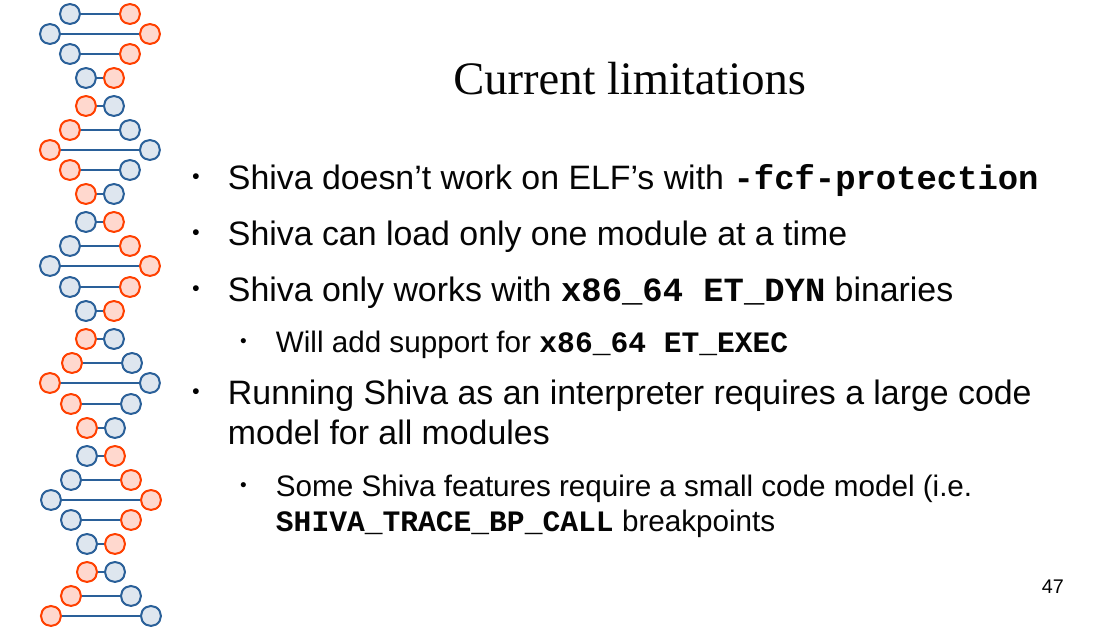
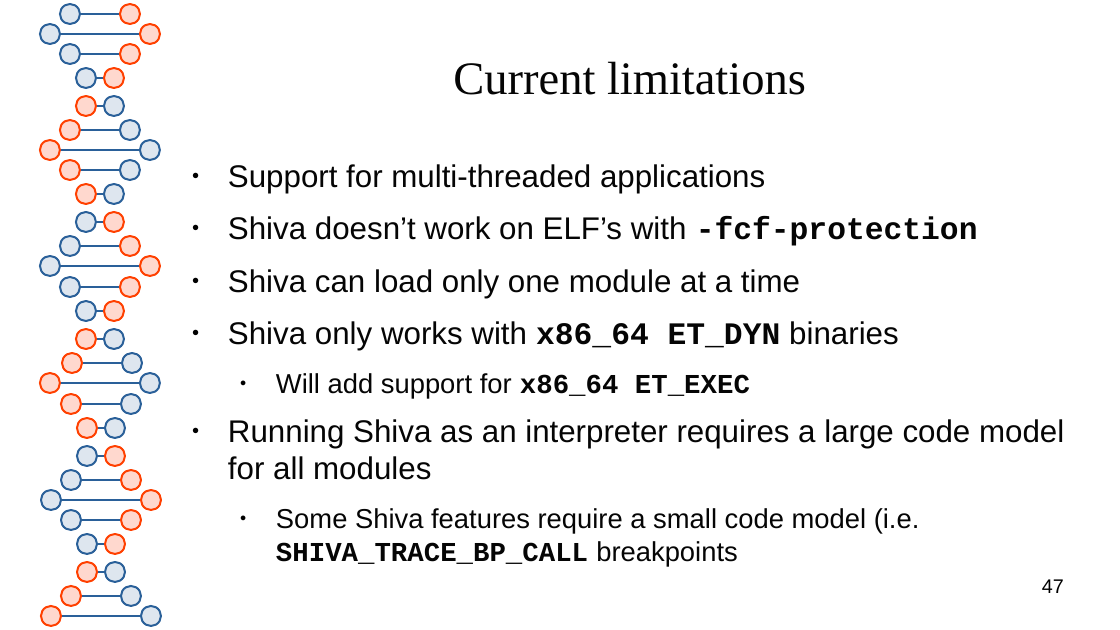
Before and after one commit to advanced-microcode-patching/shiva, a slide deck: slide 47 of presentation/shiva_runtime.odp. Drawn at 1120x630 pixels with LibreOffice and Linux fonts; fonts in the diff are those of the drawing. Boxes give left, top, right and bottom in pixels: in the first picture for what was removed or moved away, otherwise in the second. Text is boxed around its words. In the diff, an @@ line names an element or a change of style, - is before the commit and + after.

```diff
--- a/presentation/shiva_runtime.odp
+++ b/presentation/shiva_runtime.odp
@@ text at (x1=228, y1=164, x2=765, y2=193): paragraph added @@
+● Support for multi-threaded applications
@@ text at (x1=228, y1=216, x2=1064, y2=534): size 24 to 22.2 pt in "Shiva doesn’t work on ELF’s with -fcf-protection", "Shiva can load only one module at ...", "Shiva only works with x86_64 ET_DYN binaries", "Running Shiva as an interpreter requires a ..."; size 21 to 19.4 pt in "Will add support for x86_64 ET_EXEC", "Some Shiva features require a small code ..." @@
```
Also in this commit, not shown: 1 other slide changed, 1 slide added, 7 other files.
